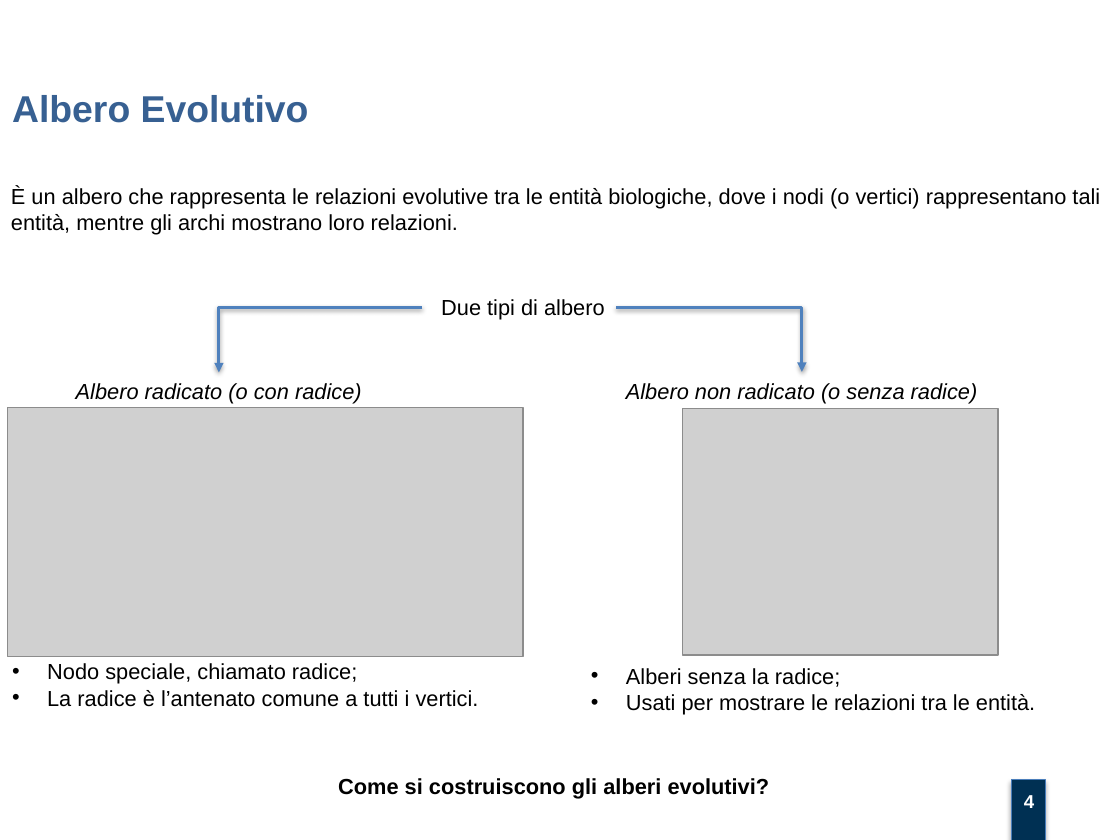
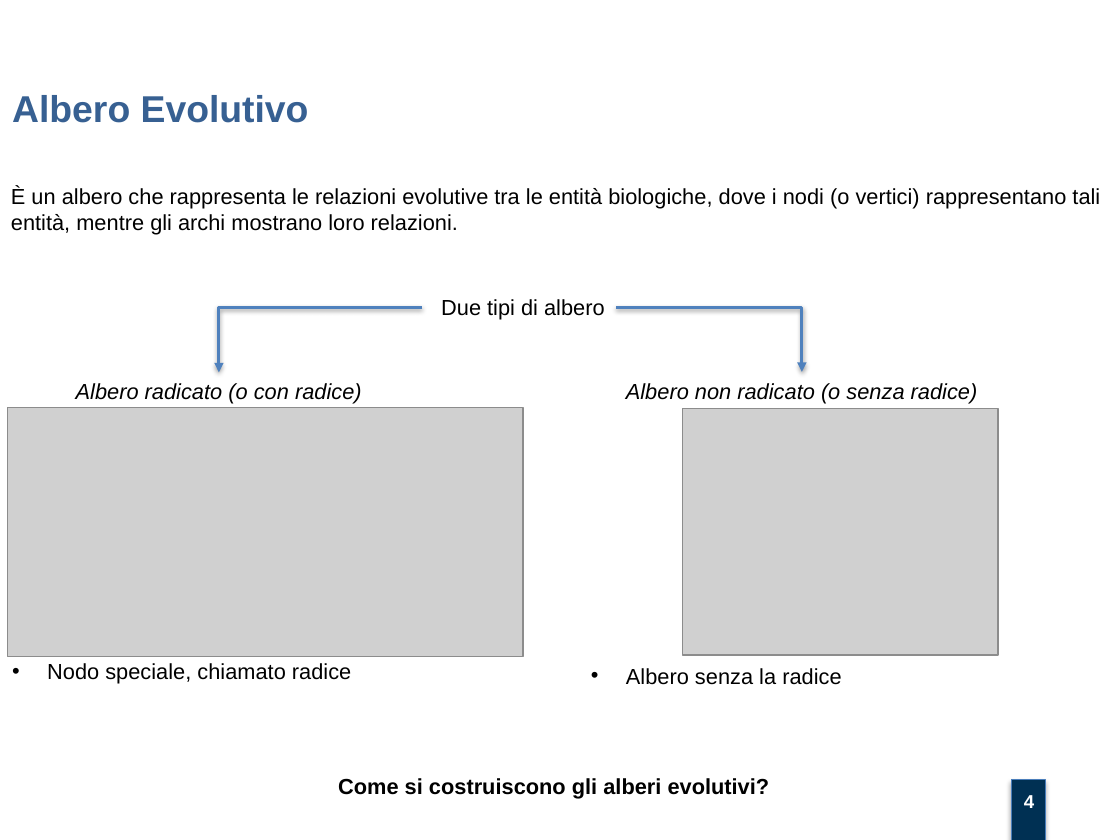
Before and after one commit to mtortoli/Thesis, a slide deck: slide 4 of Discussione Laurea/Slides v.1.0.pptx. Drawn at 1120x840 pixels with LibreOffice and Linux fonts; fonts in the diff are those of the drawing; grey boxes stand for pictures; background and template pictures are left out. Boxes give left, top, right and bottom in pixels: in the first picture for what was removed or moved away, otherwise in the second. Text is boxed around its words. In the diff, an @@ line names an element or a change of style, - is before the commit and + after.

```diff
--- a/Discussione Laurea/Slides v.1.0.pptx
+++ b/Discussione Laurea/Slides v.1.0.pptx
@@ text at <box>47,663,351,684</box>: text changed @@
-• Nodo speciale, chiamato radice;
-• La radice è l’antenato comune a tutti i vertici.
+• Nodo speciale, chiamato radice
@@ text at <box>626,668,841,685</box>: text changed @@
-• Alberi senza la radice;
-• Usati per mostrare le relazioni tra le entità.
+• Albero senza la radice
```
Also in this commit, not shown: 6 other slides changed, 2 other files.
